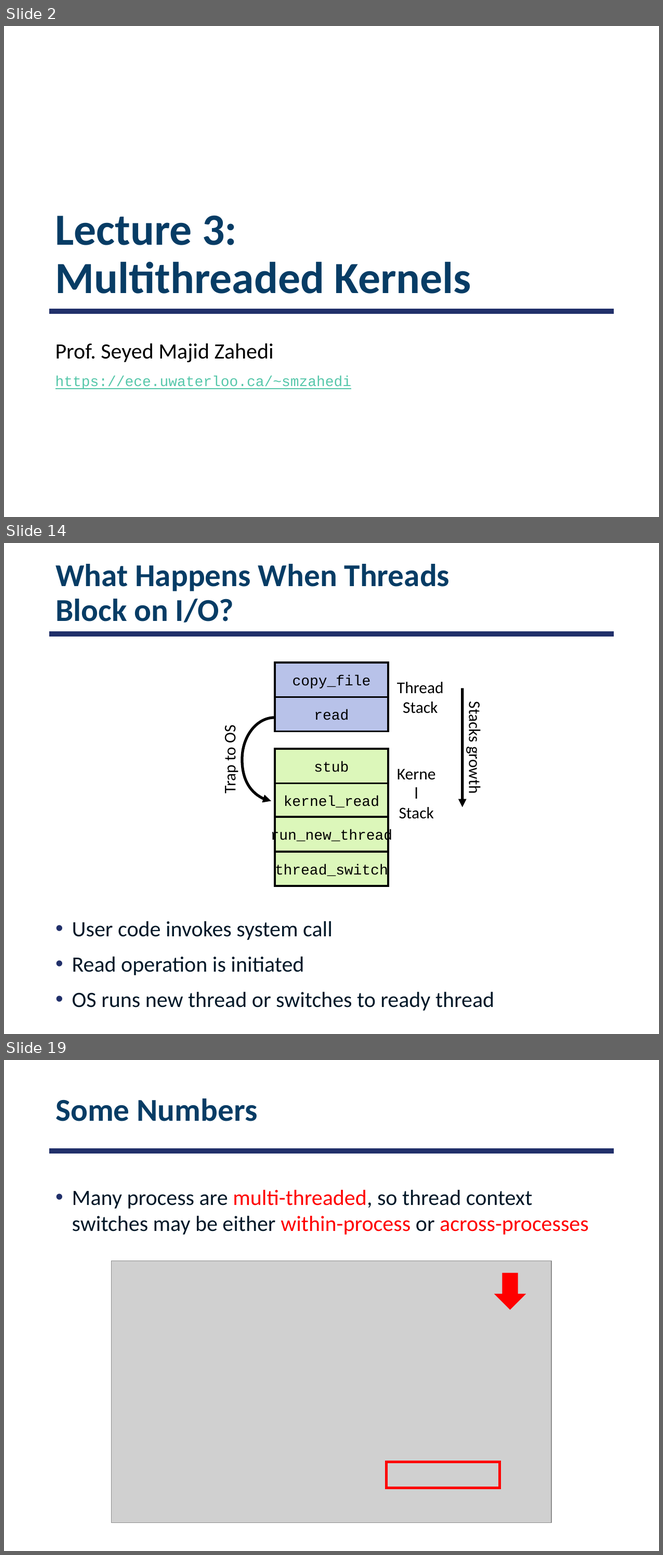
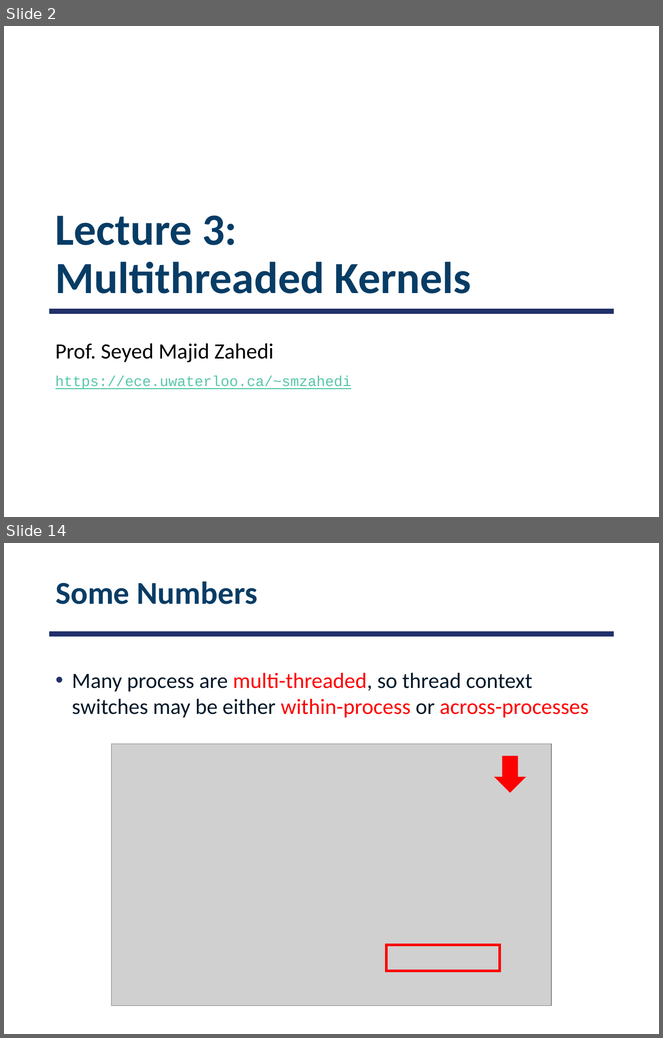
Before and after one commit to smajidzahedi/ECE350, a slide deck: Lectures/03-multithreaded.pptx. Shown one above the other, each under a label of ours: slides 2, 14 and 19 before the commit, slides 2 and 14 after it; the slides between them are not shown. The pictures are 663x1555 and 663x1038 pixels, drawn with LibreOffice and Linux fonts; fonts in the diff are those of the drawing; grey boxes stand for pictures. Boxes give left, top, right and bottom in pixels: in the first picture for what was removed or moved away, otherwise in the second. Text is boxed around its words. In the diff, an @@ line names an element or a change of style, - is before the commit and + after.

```diff
--- a/Lectures/03-multithreaded.pptx
+++ b/Lectures/03-multithreaded.pptx
@@ slide 14 removed at (x1=4, y1=543, x2=659, y2=1034), background #FFFFFF; not listed: 1 template element that a slide beside it also shows @@
@@ title removed at (x1=55, y1=564, x2=450, y2=623) @@
-What Happens When Threads
-Block on I/O?
@@ rectangle removed at (x1=274, y1=663, x2=388, y2=697) @@
-copy_file
@@ text removed at (x1=397, y1=682, x2=444, y2=714) @@
-Thread
-Stack
@@ rectangle removed at (x1=274, y1=697, x2=388, y2=732) @@
-read
@@ arrow removed from (463, 689) to (463, 807) @@
@@ text removed at (x1=465, y1=705, x2=484, y2=792) @@
-Stacks growth
@@ text removed at (x1=220, y1=727, x2=240, y2=793) @@
-Trap to OS
@@ freeform shape removed at (x1=243, y1=718, x2=275, y2=801) @@
@@ rectangle removed at (x1=274, y1=749, x2=388, y2=783) @@
-stub
@@ rectangle removed at (x1=274, y1=783, x2=388, y2=818) @@
-kernel_read
@@ text removed at (x1=399, y1=807, x2=434, y2=819) @@
-Kernel
-Stack
@@ rectangle removed at (x1=274, y1=818, x2=388, y2=852) @@
-run_new_thread
@@ rectangle removed at (x1=274, y1=851, x2=388, y2=886) @@
-thread_switch
@@ text removed at (x1=72, y1=921, x2=494, y2=1011) @@
-• User code invokes system call
-• Read operation is initiated
-• OS runs new thread or switches to ready thread
@@ what was slide 19 is now slide 14 @@
```
Also in this commit, not shown: 11 slides changed, 5 slides added, 7 other slides removed, 1 other file.
